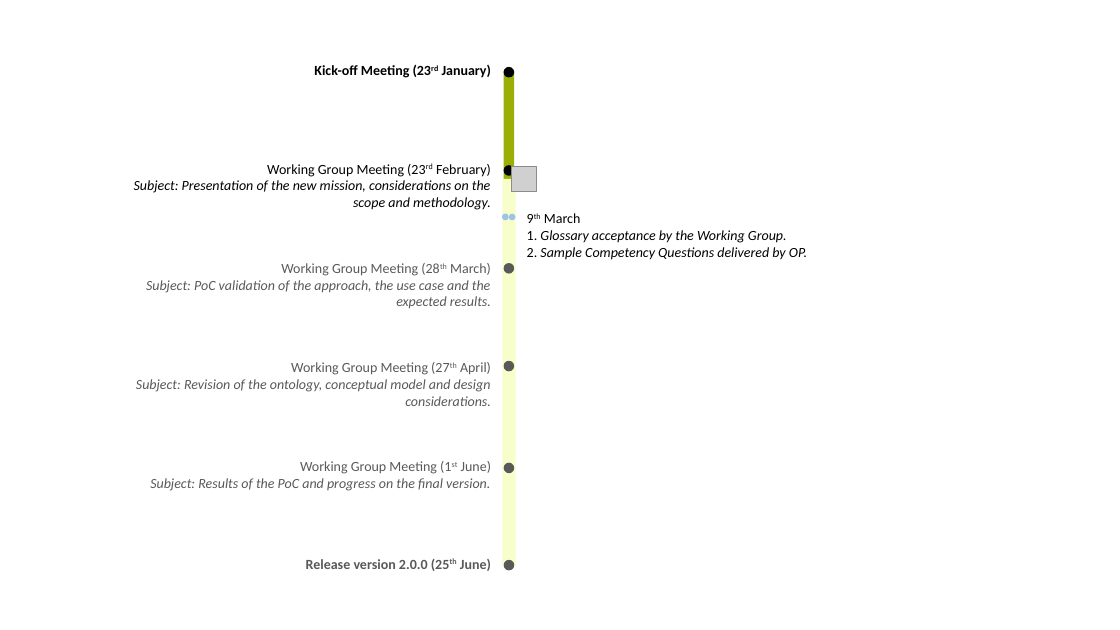
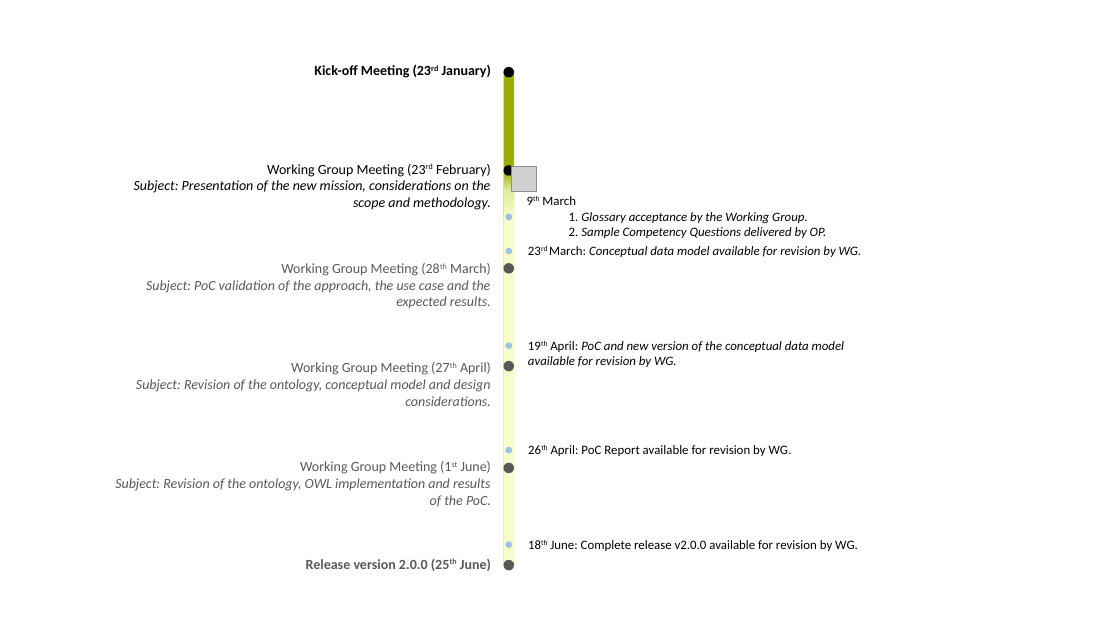
Before and after one commit to eProcurement-everis/ePO, a slide deck: slide 2 of 01_Resources/Timeline.pptx. Drawn at 1120x630 pixels with LibreOffice and Linux fonts; fonts in the diff are those of the drawing; grey boxes stand for pictures. Boxes give left, top, right and bottom in pixels: in the first picture for what was removed or moved away, otherwise in the second. Text is boxed around its words. In the diff, an @@ line names an element or a change of style, - is before the commit and + after.

```diff
--- a/01_Resources/Timeline.pptx
+++ b/01_Resources/Timeline.pptx
@@ rounded rectangle added at [504, 172, 515, 218], fill gradient #F8FECA to #E1EA99 to #9AAE04 @@
@@ text "9th March": place and size @@
-text "9th March" at [527, 213, 807, 260]
+text "9th March" at [542, 196, 827, 238]
@@ text at [542, 196, 808, 224]: text changed; size 12 to 11 pt @@
-9th March
-1. Glossary acceptance by the Working Group.
+9th March
+  1. Glossary acceptance by the Working Group.
@@ rounded rectangle: place and size @@
-rounded rectangle at [503, 179, 516, 566]
+rounded rectangle at [503, 216, 514, 563]
@@ ellipse: place and size @@
-ellipse at [502, 213, 509, 220]
+ellipse at [506, 213, 513, 220]
@@ text at [569, 227, 827, 238]: size 12 to 11 pt in "2. Sample Competency Questions delivered by OP."; list level 1 to 2 in "2. Sample Competency Questions delivered ..." @@
@@ ellipse: place and size @@
-ellipse at [509, 213, 516, 220]
+ellipse at [506, 248, 513, 255]
@@ text added at [549, 246, 862, 257], 11 pt, text #000000, italic @@
+23rd March: Conceptual data model available for revision by WG.
@@ ellipse added at [506, 343, 513, 350], fill #9DC3E6 @@
@@ text added at [528, 341, 844, 367], 11 pt, text #000000, italic @@
+19th April: PoC and new version of the conceptual data model available for revision by WG.
@@ ellipse added at [506, 447, 513, 454], fill #9DC3E6 @@
@@ text added at [551, 445, 792, 456], 11 pt, text #000000 @@
+26th April: PoC Report available for revision by WG.
@@ text "Working Group Meeting (1st June)": place and size @@
-text "Working Group Meeting (1st June)" at [150, 461, 491, 491]
+text "Working Group Meeting (1st June)" at [115, 461, 491, 507]
@@ text at [115, 478, 491, 507]: text changed @@
-Subject: Results of the PoC and progress on the final version.
+Subject: Revision of the ontology, OWL implementation and results of the PoC.
@@ ellipse added at [506, 541, 513, 548], fill #9DC3E6 @@
@@ text added at [550, 540, 858, 551], 11 pt, text #000000 @@
+18th June: Complete release v2.0.0 available for revision by WG.
```
Also in this commit, not shown: 1 other file.
